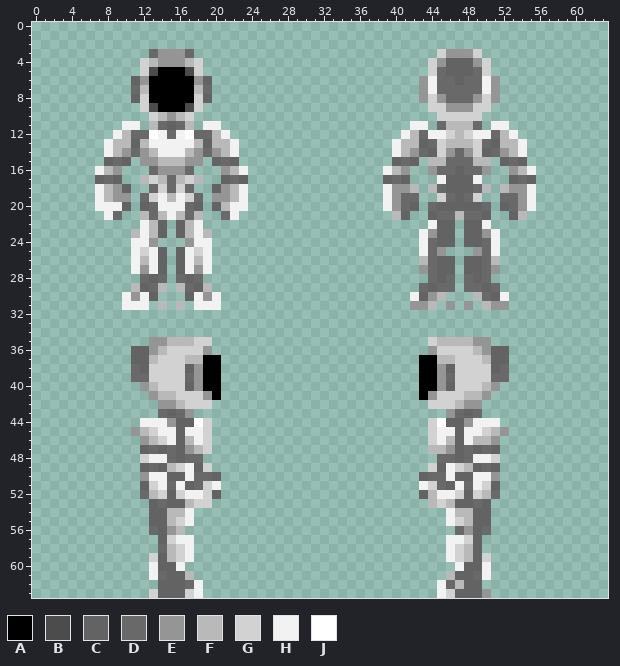
File history of a pixel-art sprite, Resources/Textures/Mobs/Species/IPC/parts.rsi/full.png. Above is the file before it was changed.
The file is 64x64 pixels. Colours within 5 levels of each other are drawn and written as one.
Palette (. is transparent): A #000000  B #4c4c4c  C #636363  D #696969  E #959595  F #b9b9b9  G #d2d2d2  H #f2f2f2  J #ffffff
Pixels before (only the part around the change), first column x 0:
 0 ...............................
 1 ...............................
 2 ...............................
 3 .............DEEED.............
 4 ............GFEEEFG............
 5 ............GBAAABG............
 6 ...........CEAAAAAEC...........
 7 ...........DFAAAAAFD...........
 8 ...........CGAAAAAGC...........
 9 ............GBAAABG............
10 .............GFEFG.............
11 ..........HH.FDCDF.HH..........
12 .........HFDDJHDHJDDFH.........
13 ........HFFCFHHHHHFCFFH........
14 ........HFEDEFHHHFEDEFH........
15 ........CDC.EEFFFEE.CDC........
16 .......HFE...DEEED...EFH.......
17 .......CDC..FGFDFGF..CDC.......
18 .......HFEC..DGDGD..CEFH.......
19 .......HFEE.DGHFHGD.EEFH.......
20 .......HHHC.CDHHHDC.CFHH.......
21 ........HD..FDFHFDF..DH........
22 ............HFC.CFH............
23 ...........FHFC.CFHF...........
24 ...........HHE...EHH...........
25 ...........HGHC.CHGH...........
26 ...........HFHC.CHFH...........
27 ...........HEHC.CHEH...........
28 ............DCD.DCD............
29 ...........FCDF.FDCF...........
30 ..........HEHC...CHEH..........
31 ..........HHH.F.F.HHH..........
32 ...............................
33 ...............................
34 ...............................
35 .............EEFFFGG...........
36 ...........CCEFGGGGE...........
37 ...........CCFGGGFFAA..........
38 ...........DCGGGGCEAA..........
39 ...........DDGGGGDEAA..........
40 ............EFGGGCEAA..........
Now the later version:
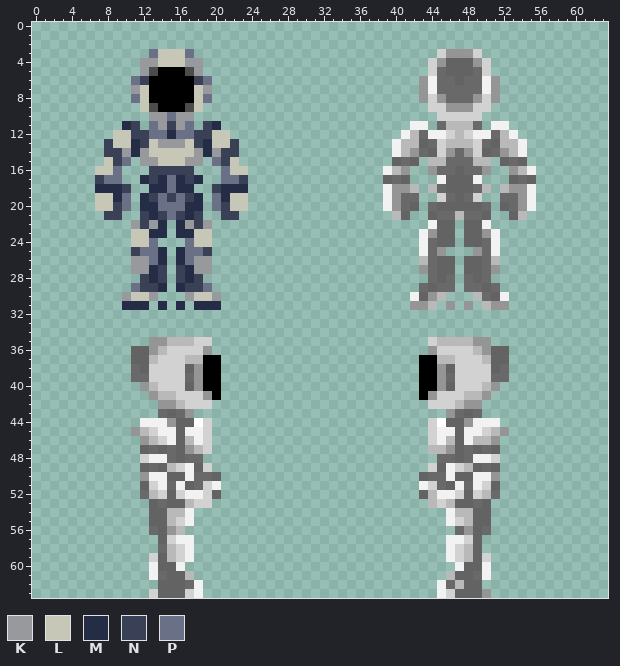
Colours new in this view: K #97999c  L #c7c7b7  M #242d45  N #3a4157  P #6a7085
Change:
Changed rows in their new state; - is an unchanged pixel.
first column x 7:
 3 ------PLLLP------
 4 -----KKLLLKK-----
 5 -----K-----K-----
 6 ----PN-----NP----
 7 ----KL-----LK----
 8 ----PL-----LP----
 9 -----L-----L-----
10 ------KKPKK------
11 ---MN-PKNKP-NM---
12 --LLNNPPMPPNNLL--
13 -NLLMNLKKKLNMLLN-
14 -NNKMKLLLLLKMKNN-
15 -LNP-KKLLLKK-PNL-
16 LLP---NNNNN---PLL
17 NPP--MNMPMNM--PPN
18 MMMN--MMPMM--NMMM
19 LLMP-MNPNPNM-PMLL
20 LLNP-MMPPPMM-PNLL
21 -NN--NMNPNMN--NN-
22 ----KNKM-MKNK----
23 ----LLMM-MMLL----
24 ----LLP---PLL----
25 ----NPPM-MPPN----
26 ----KKPM-MPKK----
27 ----KKMN-NMKK----
28 -----NMN-NMN-----
29 ----PNNM-MNNP----
30 ---KLLK---KLLK---
31 ---MMM-M-M-MMM---
